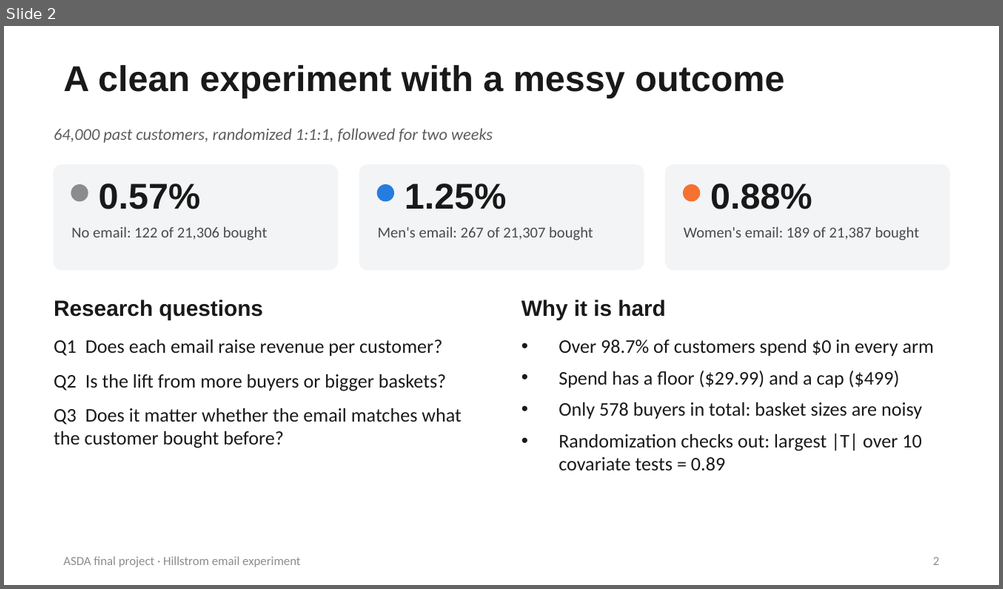
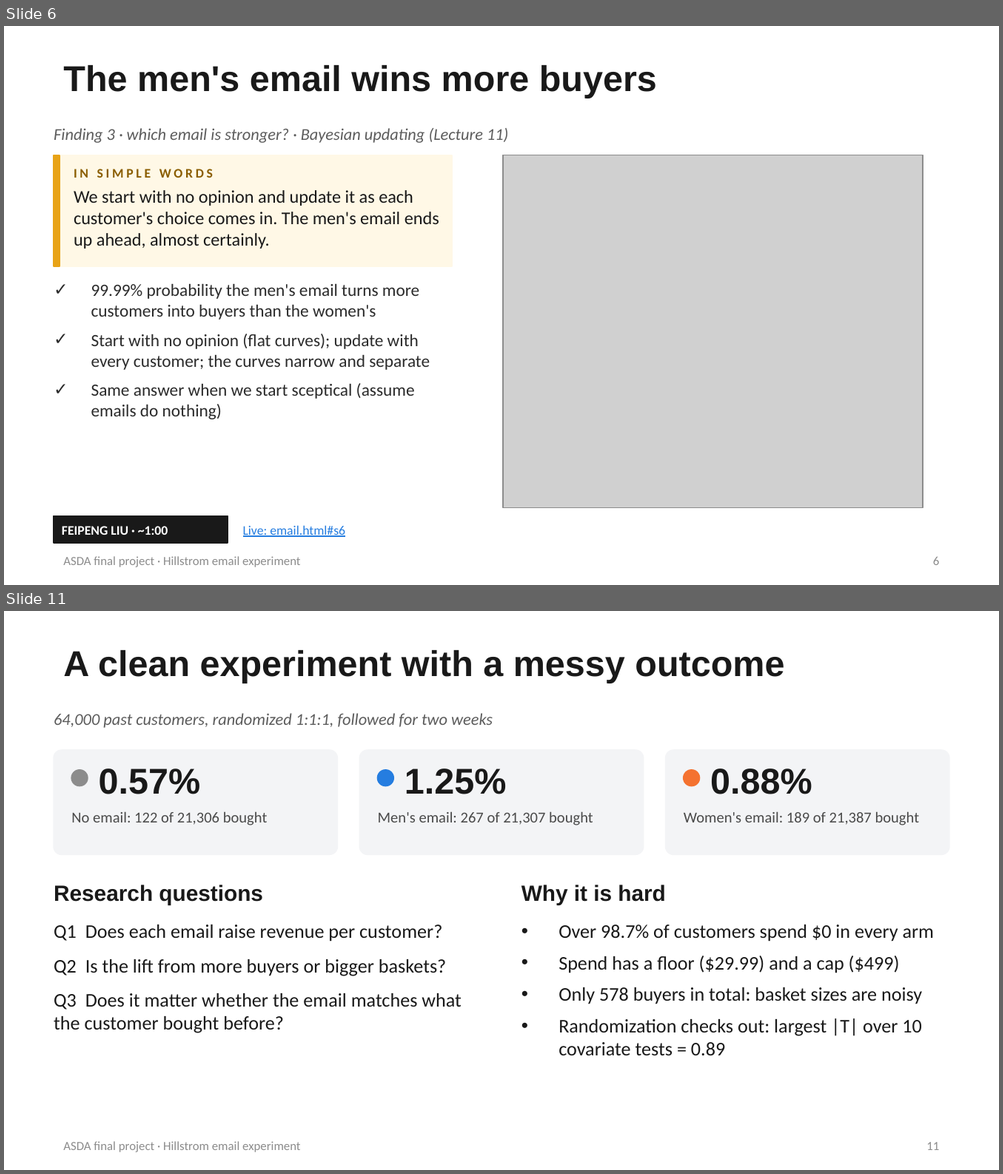
Before and after one commit to sahiljangra12/asda-final-project, a slide deck: slides/Hillstrom_Presentation.pptx. Shown one above the other, each under a label of ours: slide 2 before the commit, slides 6 and 11 after it; the slides between them are not shown. The pictures are 1003x589 and 1003x1174 pixels, drawn with LibreOffice and Linux fonts; fonts in the diff are those of the drawing; grey boxes stand for pictures. Boxes give left, top, right and bottom in pixels: in the first picture for what was removed or moved away, otherwise in the second. Text is boxed around its words. In the diff, an @@ line names an element or a change of style, - is before the commit and + after.

```diff
--- a/slides/Hillstrom_Presentation.pptx
+++ b/slides/Hillstrom_Presentation.pptx
@@ slide 6 added at [4,26,999,585], background #FFFFFF; not listed: 1 template element that a slide beside it also shows @@
@@ title added at [63,65,657,99], 26 pt, text #191919, bold @@
+The men's email wins more buyers
@@ text added at [54,128,508,143], 12 pt, text #5C5C5C, italic @@
+Finding 3 · which email is stronger? · Bayesian updating (Lecture 11)
@@ rectangle added at [54,156,452,266], fill #FFF8E6, outline #FFF8E6 1 pt @@
@@ rectangle added at [54,156,60,266], fill #E8A317, outline #E8A317 1 pt @@
@@ picture added at [504,156,923,508] @@
@@ text added at [74,169,439,249], 13 pt, text #191919 @@
+IN SIMPLE WORDS
+We start with no opinion and update it as each customer's choice comes in. The men's email ends up ahead, almost certainly.
@@ text added at [91,284,430,420], 12.5 pt, text #2B2B2B @@
+✓ 99.99% probability the men's email turns more customers into buyers than the women's
+✓ Start with no opinion (flat curves); update with every customer; the curves narrow and separate
+✓ Same answer when we start sceptical (assume emails do nothing)
@@ rectangle added at [54,517,227,543], fill #191919, outline #191919 1 pt @@
@@ text added at [62,526,168,535], 9.5 pt, text #FFFFFF, bold @@
+FEIPENG LIU · ~1:00
@@ text added at [243,526,345,537], 9.5 pt, text #257DE0, underline @@
+Live: email.html#s6
@@ page number added at [933,557,939,565], 9 pt, text #8C8C8C @@
+6
@@ what was slide 2 is now slide 11 @@
@@ page number at [926,1142,939,1150]: text changed @@
-2
+11
```
Also in this commit, not shown: 2 slides changed, 8 other slides added, 1 slide removed, 16 other files.
